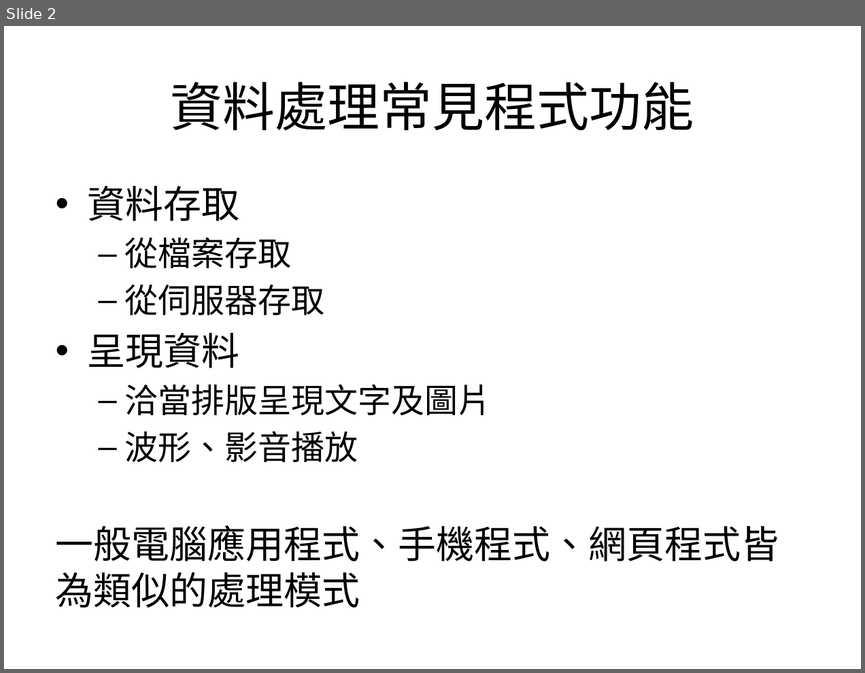
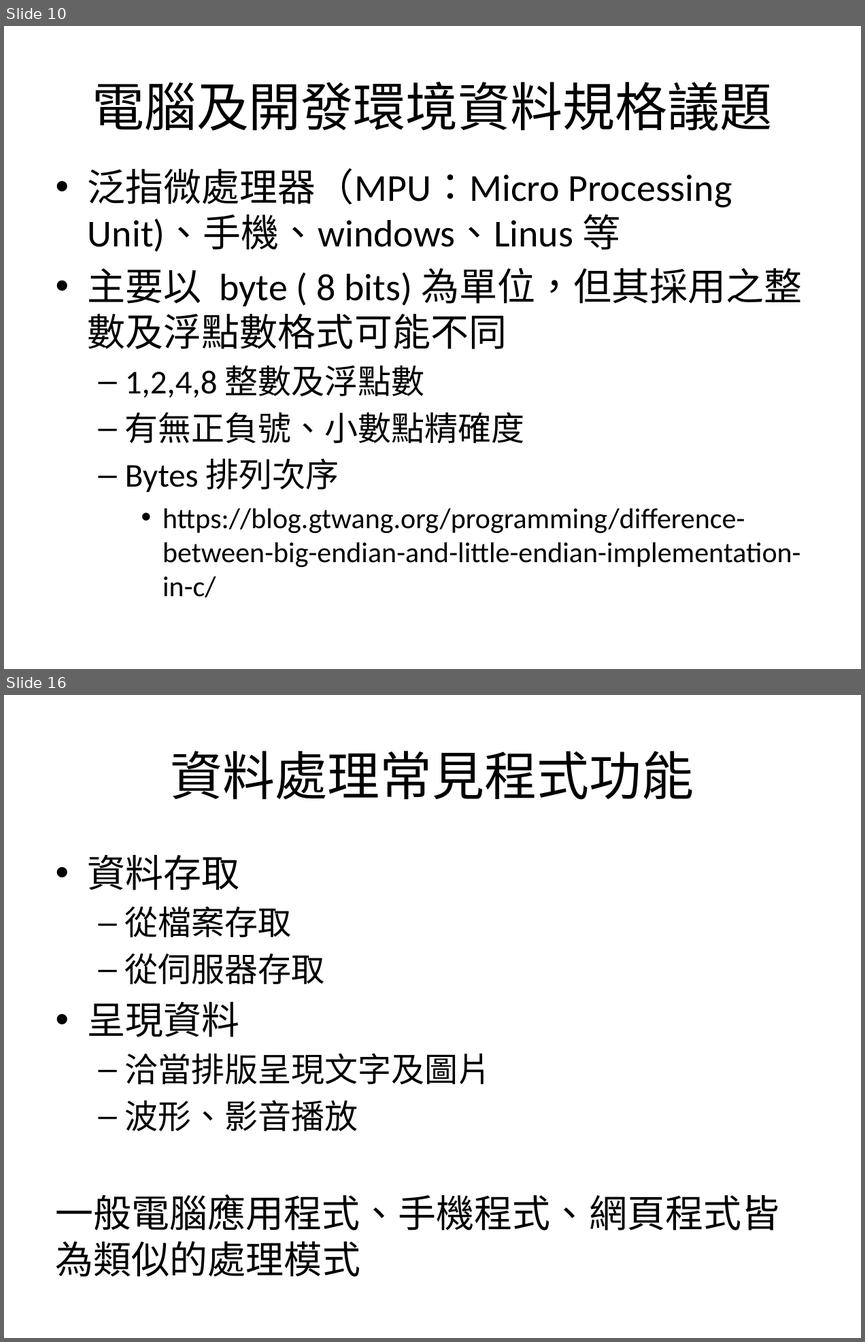
Before and after one commit to mos2718/MICexp, a slide deck: basicDataProcess/S3_DataIO_Process.pptx. Shown one above the other, each under a label of ours: slide 2 before the commit, slides 10 and 16 after it; the slides between them are not shown. The pictures are 865x673 and 865x1342 pixels, drawn with LibreOffice and Linux fonts; fonts in the diff are those of the drawing. Boxes give left, top, right and bottom in pixels: in the first picture for what was removed or moved away, otherwise in the second. Text is boxed around its words. In the diff, an @@ line names an element or a change of style, - is before the commit and + after.

```diff
--- a/basicDataProcess/S3_DataIO_Process.pptx
+++ b/basicDataProcess/S3_DataIO_Process.pptx
@@ slide 10 added at [4, 26, 861, 669], background #FFFFFF @@
@@ title added at [92, 82, 772, 131], 44 pt, text #000000 @@
+電腦及開發環境資料規格議題
@@ text added at [88, 168, 802, 597], 24 pt, text #000000 @@
+• 泛指微處理器（MPU：Micro Processing Unit)、手機、windows、Linus 等
+• 主要以 byte ( 8 bits) 為單位，但其採用之整數及浮點數格式可能不同
+  – 1,2,4,8 整數及浮點數
+  – 有無正負號、小數點精確度
+  – Bytes 排列次序
+    • https://blog.gtwang.org/programming/difference-between-big-endian-and-little-endian-implementation-in-c/
@@ what was slide 2 is now slide 16 @@
```
Also in this commit, not shown: 1 slide changed, 13 other slides added, 2 other files.
